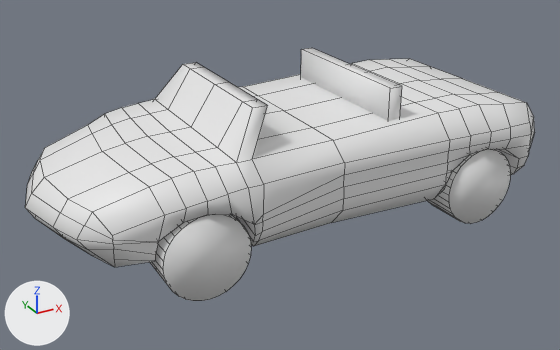
The FBX model Assets/Prototype/Models/Cars/PinkyMobile.fbx: old version first, new version second.
One viewpoint serves both versions: a camera (50 mm lens) standing at (-15.9, -28.5, 15.4) and looking at (-0.4, -0.4, 1.3). The axes (+X, +Y, +Z) are drawn at lower left. The lights are the same throughout. Mesh edges are drawn as thin lines.
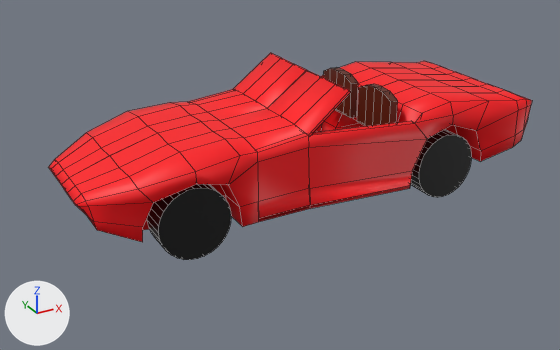
The change, as a diff of the scene's bpy script:
```diff
--- a/Assets/Prototype/Models/Cars/PinkyMobile.fbx.py
+++ b/Assets/Prototype/Models/Cars/PinkyMobile.fbx.py
@@ img_car_t_png @@
+img_car_t_png = load_image('Car_T.png', '../../../../Source/Prototype/Models/Cars/Car_T.png', 2048, 2048, 'sRGB')
@@ mat_material @@
+mat_material = principled_material('Material')
+mat_material.texture = img_car_t_png
@@ me_cube_002 @@
 # used by ob_cube_002; location = (-0.41, 2.15, 1.0)
-me_cube_002.from_pydata(...)  # 436 vertices, 375 faces; spans x -11.1..11.5, y -7.4..3.1, z -2.0..4.9
+me_cube_002.from_pydata(...)  # 697 vertices, 548 faces; spans x -10.0..11.2, y -3.9..3.9, z -2.8..2.9
+# me_cube_002 part 1: a new loose piece, a 32-sided cylinder along y spanning x 4.7..7.7, y -3.9..-2.6, z -2.8..0.2, in mat_material (picture img_car_t_png)
+# me_cube_002 part 2: a new loose piece, a 32-sided cylinder along y spanning x -7.4..-4.4, y -3.7..-2.5, z -2.8..0.2, in mat_material (picture img_car_t_png)
+# me_cube_002 part 3: the loose piece of 300 vertices spanning x -11.1..11.5, y -7.4..3.1, z -0.8..4.9 is rebuilt with 401 vertices and now spans x -10.0..11.2, y -3.9..3.9, z -2.0..2.9, in mat_material (picture img_car_t_png)
+# me_cube_002 part 4: a new loose piece of 20 vertices spanning x 3.8..4.1, y -2.8..-0.3, z 0.1..2.1, in mat_material (picture img_car_t_png)
+# me_cube_002 part 5: a new loose piece of 20 vertices spanning x 3.8..4.1, y 0.3..2.8, z 0.1..2.1, in mat_material (picture img_car_t_png)
+# me_cube_002 part 6: the loose piece of 64 vertices spanning x -7.3..-3.7, y -7.0..-5.0, z -2.0..1.6 is deleted
+# me_cube_002 part 7: the loose piece of 64 vertices spanning x 6.1..9.7, y -7.0..-5.0, z -2.0..1.6 is deleted
+# me_cube_002 part 8: the loose piece of 8 vertices spanning x 3.4..4.0, y -5.8..1.5, z 2.7..4.7 is deleted
+me_cube_002.materials.append(mat_material)  # picture img_car_t_png
@@ ob_cube_002 @@
 ob_cube_002 = bpy.data.objects.new('Cube.002', me_cube_002)
-ob_cube_002.location = (-0.41, 2.15, 1.0)
+ob_cube_002.location = (0.0, 0.0, 2.96)
```

Pixel boxes (x1, y1, x2, y2) of what changed, in the pictures (560 x 350 px):
'Cube.002', reshaped, moved (18% shorter)
    before: (25, 48, 535, 301)
    after: (49, 53, 532, 260)
part 1 of me_cube_002, added (black)
    after: (411, 129, 471, 197)
part 2 of me_cube_002, added (black)
    after: (147, 184, 231, 260)
part 3 of me_cube_002, rebuilt (9% shorter)
    before: (25, 59, 535, 267)
    after: (49, 53, 532, 242)
part 4 of me_cube_002, added (red)
    after: (357, 84, 398, 126)
part 5 of me_cube_002, added (brown)
    after: (323, 67, 358, 118)
part 6 of me_cube_002, deleted
    before: (150, 214, 251, 301)
part 7 of me_cube_002, deleted
    before: (427, 149, 510, 224)
part 8 of me_cube_002, deleted
    before: (301, 48, 402, 121)
